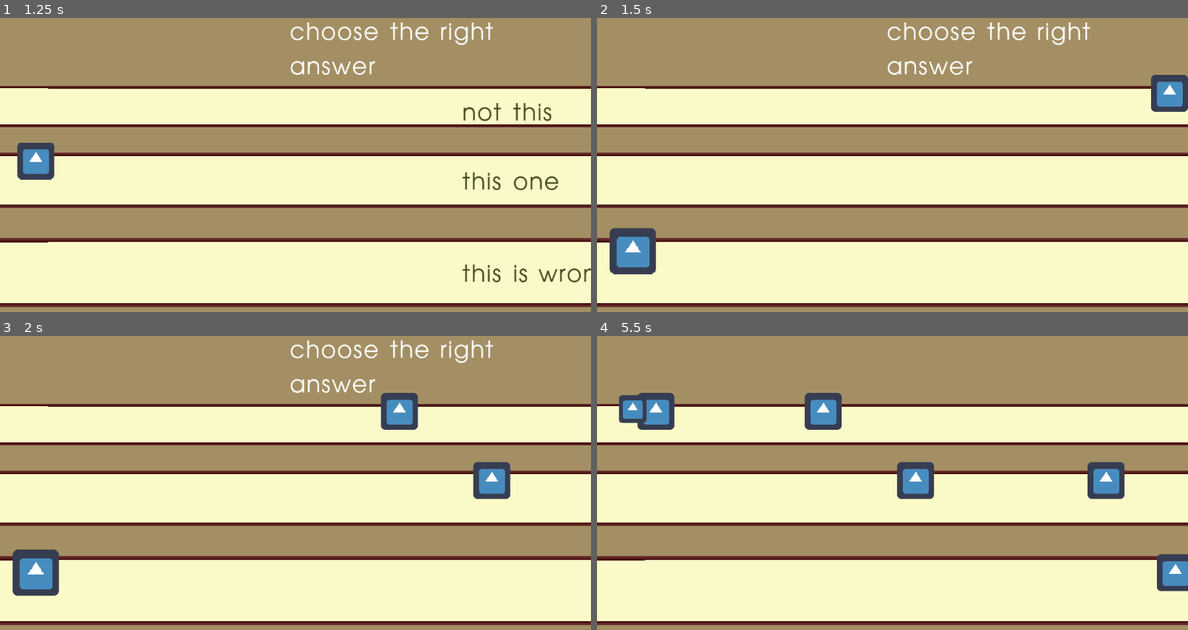
Above: before the commit, frames 1-4 (two rows, left to right).
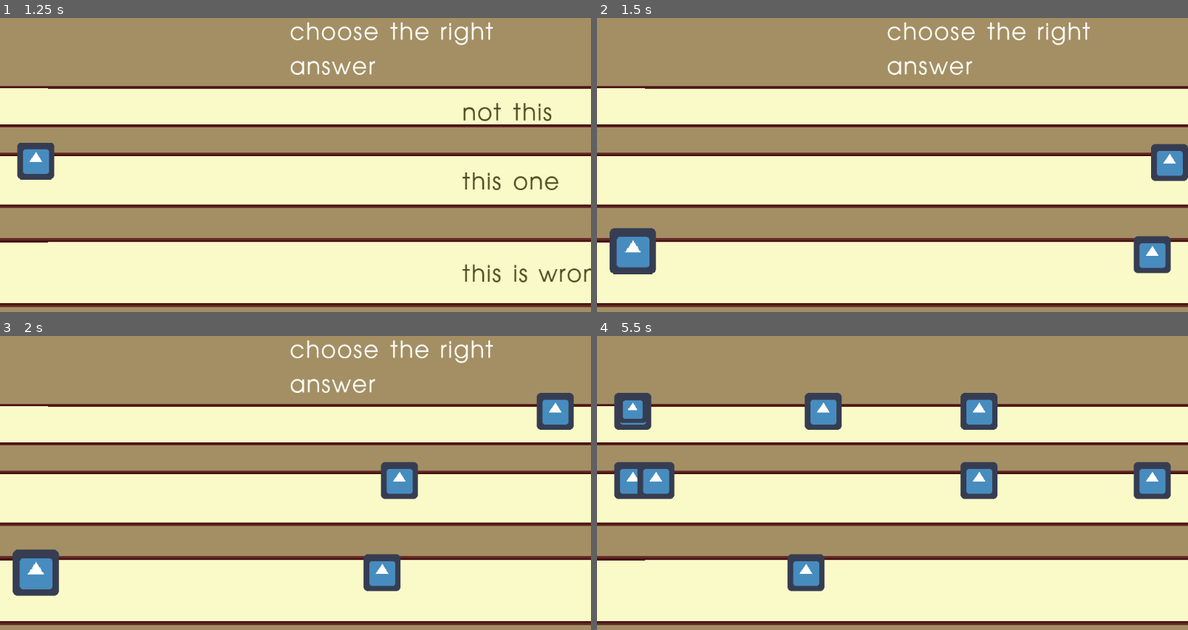
Above: after the commit, the same moments.

Repository: ayylol/ProjectTransitions
Game: Godot game, scene res://quiz_game/runner.tscn
The game is run twice, just before and just after one commit, with the same random seed, the same clock (stepped at 60 frames per second) and the same inputs. This scene is started directly instead of the project's main scene. The engine's default icon, where the game draws it, is replaced by a stand-in: a white triangle on a blue panel in a dark square.
Inputs:
- Up to frame 1 (1.25 s): tap Enter (ui_accept) at 0.5, 0.77, 1.07 s; hold Right (ui_right) from 0.53 s (still down); hold 1 (test1) from 0.53 s (still down); tap 2 (test2) at 0.8 s
- Up to frame 2 (1.5 s): release Right (ui_right) at 1.28 s; release 1 (test1) at 1.28 s; hold Down (ui_down) from 1.28 s (still down); tap 2 (test2) at 1.35 s
- Up to frame 3 (2 s): keep holding Down (ui_down); tap Enter (ui_accept) at 1.52, 1.82 s; tap 3 (test3) at 1.55 s
- Up to frame 4 (5.5 s): release Down (ui_down) at 2.03 s; hold Right (ui_right) 2.03-2.78 s; hold 3 (test3) 2.03-2.78 s; tap Enter (ui_accept) at 2.3, 2.85, 3.02, 3.32, 3.77, 4.07, 4.52, 4.82, 5.3 s; hold Up (ui_up) 2.78-3.53 s; tap 1 (test1) at 3.05 s; hold 1 (test1) 3.53-4.28 s; hold Down (ui_down) from 3.53 s (still down); tap 2 (test2) at 3.8, 4.35 s; tap 3 (test3) at 4.55 s; hold 3 (test3) from 5.03 s (still down)

Frame 1 is identical in both runs. In frame 2, 2.4% of the frame differs, in the area x 90-100%, y 19-87%; in frame 3, 4.0%; in frame 4, 7.5%, in the area x 2-100%, y 19-87%.
Error before the commit: Invalid get index '2' (on base: 'Array'). (res://quiz_game/RunnerManager.gd:40)

Commit message:
automatic obstacle spawning

Diff:
--- a/quiz_game/Lanes.gd
+++ b/quiz_game/Lanes.gd
@@ -1,19 +1,54 @@
 extends Node2D
 
+# WOULD BE MORE ROBUST IF THIS WAS DONE THROUGH CODE
+var patterns = [
+	[false,false,false],
+	[true,false,false],
+	[false,true,false],
+	[false,false,true],
+	[true,false,true],
+	[true,true,false],
+	[false,true,true],
+]
+
+var _last_pattern = 0
+
 onready var label = $Label
+onready var obstacle_timer = $ObstacleTimer
+onready var lanes = get_tree().get_nodes_in_group("Lane")
 
 func _on_Runner_show_question(question, answers):
 	label.show()
 	label.bbcode_text = question
 	var i = 0
-	for lane in get_children():
-		if lane.is_in_group("Lane"):
-			lane.show_text(answers[i])
-			i+=1
+	for lane in lanes:
+		lane.show_text(answers[i])
+		i+=1
 
 
 func _on_Runner_chose_answer(answer):
 	label.hide()
-	for lane in get_children():
-		if lane.is_in_group("Lane"):
-			lane.hide_text()
+	for lane in lanes:
+		lane.hide_text()
+
+func spawn_obstacles():
+#	var choices = range(patterns.size())
+#	var i = 0
+#	print(choices)
+#	while i < choices.size():
+#		var valid_next = false
+#		for j in range(patterns[_last_pattern].size()):
+#			if (not patterns[i][j]) and (not patterns[_last_pattern][j]):
+#				i+=1
+#				valid_next = true
+#				break
+#		if valid_next: continue
+#		choices.pop_at(i)
+#	var choice = choices[randi()%choices.size()]
+#	_last_pattern = choice
+	var pattern = patterns[randi()%patterns.size()]
+	var i = 0
+	for lane in lanes:
+		if pattern[i]:
+			lane.spawn()
+		i+=1
--- a/quiz_game/RunnerManager.gd
+++ b/quiz_game/RunnerManager.gd
@@ -11,24 +11,17 @@
 var questions
 
 onready var lanes = get_tree().get_nodes_in_group("Lane")
+onready var lane_parent = $Lanes
 onready var player = $Player
 
 # TO TEST SPAWNING
 func _unhandled_input(event):
 	if event.is_action_pressed("test1"):
-		lanes[0].spawn()
-	elif event.is_action_pressed("test2"):
-		lanes[1].spawn()
-	elif event.is_action_pressed("test3"):
-		lanes[2].spawn()
+		lane_parent.spawn_obstacles()
 	elif event.is_action_pressed("ui_accept"):
 		show_question()
 	elif event.is_action_pressed("ui_right"): # THIS NEED TO BE MOVED
-		emit_signal("chose_answer", player_lane)
-		if player_lane == questions["choose the right answer"]["answer"]:
-			print("correct")
-		else:
-			print("incorrect")
+		answer_question()
 
 func _ready():
 	player_lane = int(lanes.size()/2)
@@ -37,20 +30,24 @@
 	prompts = questions.keys()
 
 func show_question():
-	prompt = prompts[current_question]
-	emit_signal("show_question", prompt, questions[prompt]["choices"])
-	current_question +=1
+	if current_question < prompts.size():
+		prompt = prompts[current_question]
+		emit_signal("show_question", prompt, questions[prompt]["choices"])
+		current_question +=1
+	else:
+		print("Game is done")
 
 func answer_question():
-	emit_signal(prompt, player_lane)
-	if player_lane == questions[prompt]["answer"]:
-		print("correct")
-	else:
-		print("incorrect")
+	if prompt != null:
+		emit_signal("chose_answer", player_lane)
+		if player_lane == questions[prompt]["answer"]:
+			print("correct")
+		else:
+			print("incorrect")
 
 func _on_Player_moving(direction):
 	var next_lane = player_lane + direction
-	if next_lane >=0 and next_lane <lanes.size():
+	if next_lane >= 0 and next_lane < lanes.size():
 		player_lane = next_lane
 	player.move_to(lanes[player_lane].position, [0.75,1,1.25][player_lane])
 
--- a/quiz_game/runner.tscn
+++ b/quiz_game/runner.tscn
@@ -89,6 +89,10 @@
 z_as_relative = false
 texture = ExtResource( 4 )
 
+[node name="ObstacleTimer" type="Timer" parent="Lanes"]
+wait_time = 0.5
+autostart = true
+
 [node name="Player" type="KinematicBody2D" parent="." groups=["Player"]]
 script = ExtResource( 2 )
 
@@ -114,6 +118,7 @@
 
 [connection signal="chose_answer" from="." to="Lanes" method="_on_Runner_chose_answer"]
 [connection signal="show_question" from="." to="Lanes" method="_on_Runner_show_question"]
+[connection signal="timeout" from="Lanes/ObstacleTimer" to="Lanes" method="spawn_obstacles"]
 [connection signal="moving" from="Player" to="." method="_on_Player_moving"]
 [connection signal="tween_all_completed" from="Player/MoveTween" to="Player" method="_on_MoveTween_tween_all_completed"]
 [connection signal="area_entered" from="ObstacleTrash" to="." method="_on_ObstacleTrash_area_entered"]
